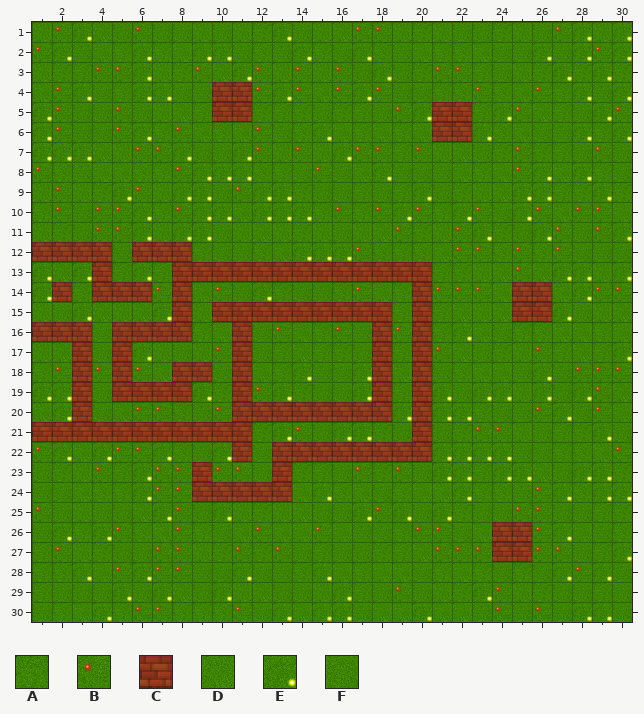
An edit to a level. Tiled map, res/map/map.tmx. The picture above was drawn from the file before the commit.
Cells are 32x32 px. Shown: x 1..30, y 1..30. Tiles whose own drawing changed are shown in their newer look in all pictures.
Key: from "spritesheet": A 0, B 1, C 3, D 16, E 17, F 32.
_ is an empty cell.
Layer "Kachelebene 1" before, first column x 1:
 1 DBEDFBFFDFDAEFDDBBDADFFADFBEDE
 2 BEFDAEADEEFAFEAFEAFDAADFFEFEBE
 3 DAABBEDABDEBDBDBFEFABBAFDAEAEA
 4 DBEFAEEFFCCBEBDBEBFFAABADBAEFE
 5 EBFFBFDDACCAAAFAAFBECCAEBDAFEB
 6 EBFFBEABDADBFAEDADADCCEADFFEAE
 7 EEEDDBBEFFEBDBDEBBABDDFABAAFBF
 8 BAFDDAABEEEAAFBFDEFFFDADBEDEAF
 9 DBDAEBDEEFBEEAFFAFAEFADDEEAAEA
10 ABFBBEABEEDEEEABABEBAEBFEBDBBD
11 DAFBBEDEEFDDDADFDDBADBEAFEBFBE
12 CCCCFCCCAFFADEEEBAAADBBABABFFF
13 EDECAEACCCCCCCCCCCCCAADDBDEEDE
14 ECACCCBCDBFEAFFABDACBBBDCCDEBB
15 DFEDDDECDCCCCCCCCCACADDDCCEFDD
16 CCCFCCCCADCFBDABFCBCAEDFAADDAD
17 DDCFCEDFDBCFADAAFCACBDFADBADAE
18 ABCBCBDCCFCDAEFFECDCFADDFEFBBB
19 EECFCCCCEACBEAFFECACEFEEDEFEBD
20 DECFDBBAFBCCCCCCCCECEEAFFBEFBD
21 CCCCCCCCCCCAEBFEEAFCFABBDFAAEF
22 BEDEBBEAFECFCCCCCCCCEEEEFFAADB
23 FADBAEBBCBBFCAAFBABFEEAEEDFEEA
24 FFDAAEBBCCCCCDEADFADDEAAFBEAEE
25 BFDFFDEBFEDADDFFEBEFEAFFBBFFAA
26 FEAEBADBAFDBDDBDFFABBFDCCBEDFA
27 ABDAFFBBDABABFAFFAADBBBCCBBFAE
28 AAEDBEBBFFEFFAEDADDFADAFAFEBEF
29 AFFFEFEDFEDDFFDEAFBFDAEBDAFFAF
30 FADEABBAAABFEDEEFDDEDDFBFBFEEF
After the commit:
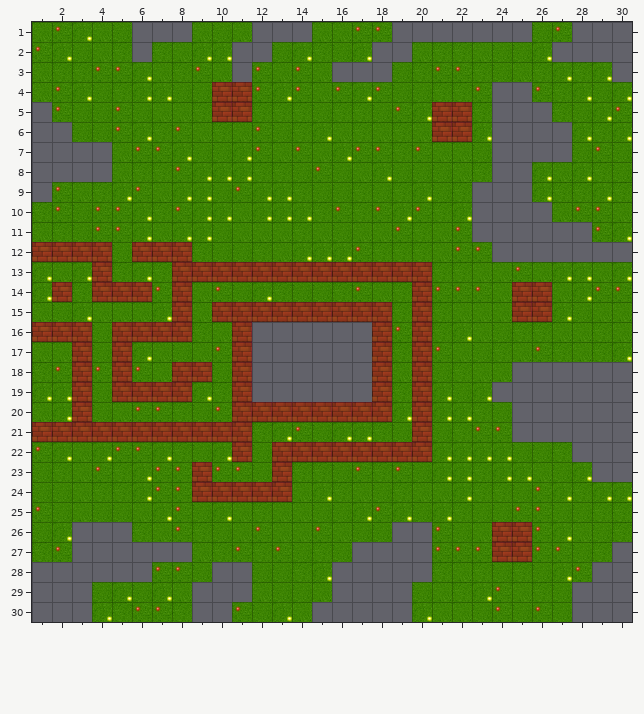
Difference:
Changed rows in their new state; . is an unchanged cell.
Layer "Kachelebene 1":
first column x 1:
 1 .....___...___...._______..___
 2 ....._....__.....__.......____
 3 .........._....___..........._
 4 .......................__.....
 5 _......................___....
 6 __.....................____...
 7 ____...................____...
 8 ____...................__.....
 9 _.....................___.....
10 ......................____....
11 ......................______..
12 ......................._______
first column x 1:
16 ...........______.............
17 ...........______.............
18 ...........______.......______
19 ...........______......_______
20 ........................______
21 ........................______
22 ...........................___
23 ............................__
26 ..___.............__..........
27 ..______........____........._
28 ______...__...._____........__
29 ___.....___....____........___
30 ___.....__...._____........___
